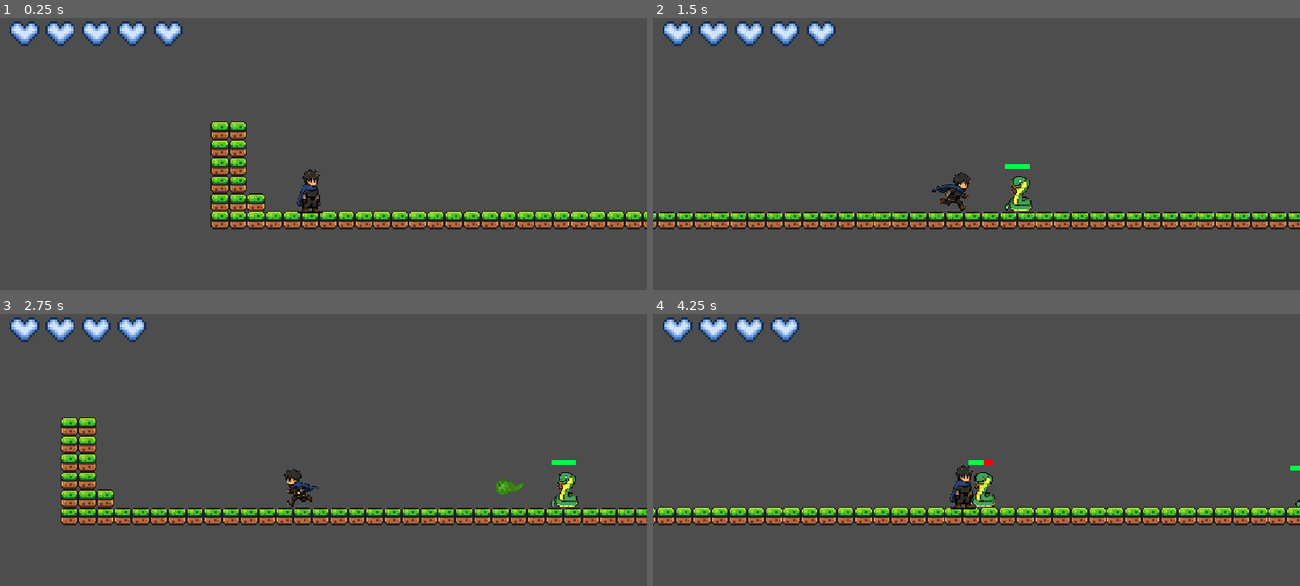
Above: before the commit, frames 1-4 (two rows, left to right).
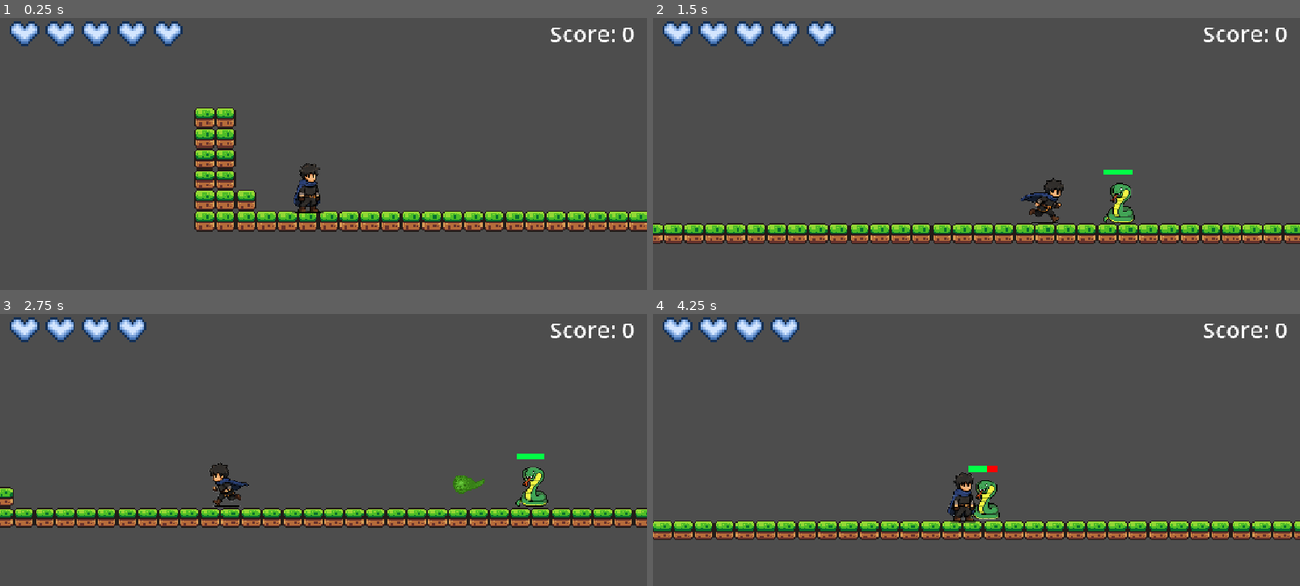
Above: after the commit, the same moments.

Repository: Riel-21/Godot-Game-Project-TCC
Game: Godot game, scene res://Scenes/Testing - Gabriel.tscn
The game is run twice, just before and just after one commit, with the same random seed, the same clock (stepped at 60 frames per second) and the same inputs.
Inputs (mouse positions are in pixels of both pictures, inside the frame that each line leads up to):
- Up to frame 1 (0.25 s): no input
- Up to frame 2 (1.5 s): tap Enter (ui_accept) at 0.5 s; move the mouse to (1118, 181) at 0.52 s; hold Right (ui_right) from 0.53 s (still down); tap Q (attack) at 0.6 s; tap Space (jump) at 0.77 s; move the mouse to (847, 216) at 1.27 s; tap C (dash) at 1.35 s
- Up to frame 3 (2.75 s): tap Space (jump) at 1.52 s; move the mouse to (388, 414) at 2.02 s; release Right (ui_right) at 2.03 s; hold Left (ui_left) from 2.03 s (still down); hold Right mouse button (shoot) from 2.03 s (still down)
- Up to frame 4 (4.25 s): move the mouse to (944, 566) at 2.77 s; release Left (ui_left) at 2.78 s; release Right mouse button (shoot) at 2.78 s; hold Right (ui_right) from 2.78 s (still down); tap F (toggle attack mode) at 2.85 s; tap Space (jump) at 3.02, 3.77 s; move the mouse to (1170, 550) at 3.52 s; tap Q (attack) at 3.6 s

The runs differ from the first frame. In frame 1, 7.4% of the frame differs, in the area x 30-100%, y 3-79%; in frame 2, 13%, in the area x 0-100%, y 3-84%; in frame 3, 9.8%; in frame 4, 13%.

Commit message:
Revert "wrong changes"
This reverts commit e773d5e1acd35907b005aeb45eab2e2cb981ff16.

Diff:
--- a/Scenes/Testing - Gabriel.tscn
+++ b/Scenes/Testing - Gabriel.tscn
@@ -1,6 +1,7 @@
 [gd_scene format=3 uid="uid://yicge48108e0"]
 
 [ext_resource type="PackedScene" uid="uid://be8qbmt0fe144" path="res://Scenes/player.tscn" id="1_ymksi"]
+[ext_resource type="Script" uid="uid://rra5pcu5rcl5" path="res://Scripts/score_lable.gd" id="2_01xm2"]
 [ext_resource type="PackedScene" uid="uid://bvu5xnddp5ug2" path="res://Scenes/tile_map.tscn" id="3_7mymc"]
 [ext_resource type="Texture2D" uid="uid://bta1afmtr8b4b" path="res://Assets/sprites/world_tileset.png" id="4_i7l2i"]
 [ext_resource type="PackedScene" uid="uid://ctqm11ullb5j7" path="res://Scenes/snake - projectile attack.tscn" id="5_o5sls"]
@@ -148,6 +149,24 @@
 z_index = 5
 position = Vector2(-58.999985, 52)
 
+[node name="Camera2D" type="Camera2D" parent="Player" unique_id=1194209789]
+position = Vector2(0, 7)
+zoom = Vector2(2.3, 2.3)
+position_smoothing_enabled = true
+
+[node name="Score" type="CanvasLayer" parent="Player/Camera2D" unique_id=927331608]
+
+[node name="Score Lable" type="Label" parent="Player/Camera2D/Score" unique_id=1994793102]
+anchors_preset = 1
+anchor_left = 1.0
+anchor_right = 1.0
+offset_left = -173.0
+offset_right = -11.0
+offset_bottom = 63.0
+grow_horizontal = 0
+theme_override_font_sizes/font_size = 40
+script = ExtResource("2_01xm2")
+
 [node name="TileMap" parent="." unique_id=321276071 instance=ExtResource("3_7mymc")]
 position = Vector2(193, 61)
 tile_set = SubResource("TileSet_wowpa")
--- a/Scenes/player.tscn
+++ b/Scenes/player.tscn
@@ -292,8 +292,4 @@
 [node name="DashTimer" type="Timer" parent="." unique_id=1233287233]
 wait_time = 0.5
 
-[node name="Label" type="Label" parent="." unique_id=1006825989]
-offset_right = 40.0
-offset_bottom = 23.0
-
 [connection signal="body_entered" from="Area2D" to="." method="_on_sword_body_entered"]
--- /dev/null
+++ b/Scripts/score_lable.gd
@@ -0,0 +1,4 @@
+extends Label
+
+func _process(_delta: float) -> void:
+	text = "Score: " + str(ScoreManager.score)
Not shown, added: Scripts/score_lable.gd.uid
